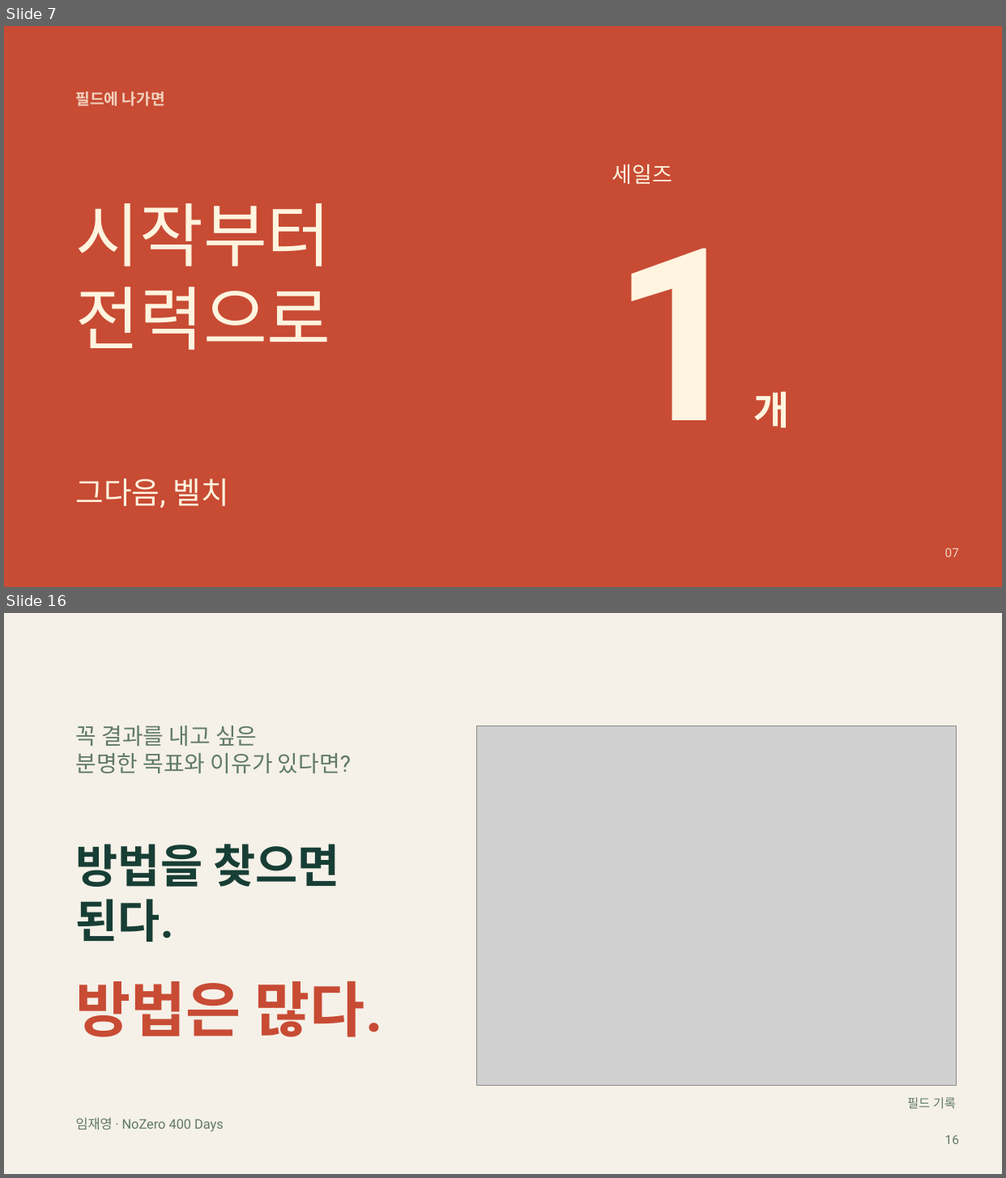
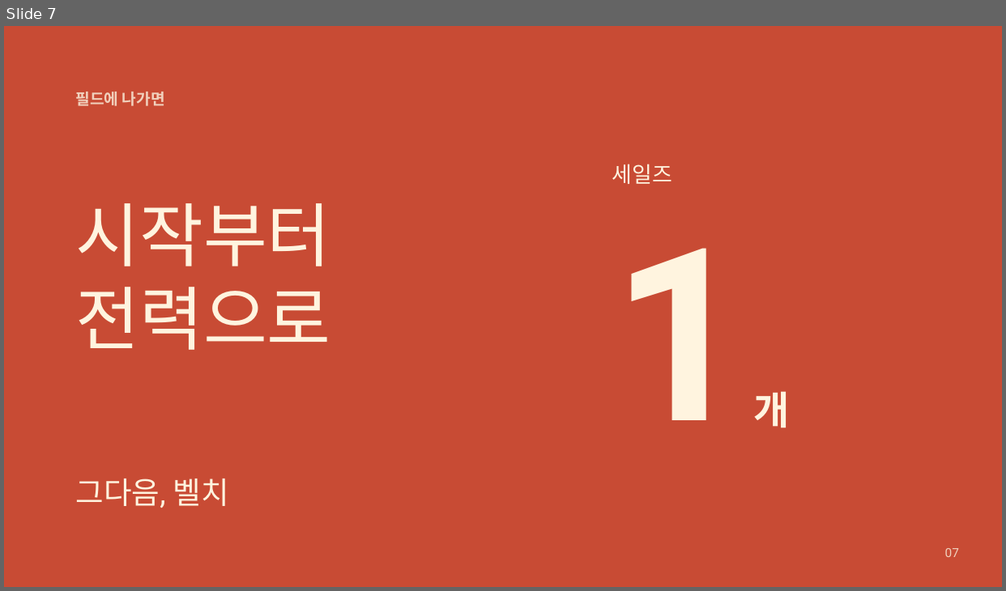
Before and after one commit to jaeyoung5178-bot/Presence, a slide deck: education/mentality/nozero400/NoZero-400Days.pptx. Shown one above the other, each under a label of ours: slides 7 and 16 before the commit, slide 7 after it; the slides between them are not shown. The pictures are 1006x1178 and 1006x591 pixels, drawn with LibreOffice and Linux fonts; fonts in the diff are those of the drawing; grey boxes stand for pictures. Boxes give left, top, right and bottom in pixels: in the first picture for what was removed or moved away, otherwise in the second. Text is boxed around its words. In the diff, an @@ line names an element or a change of style, - is before the commit and + after.

Commit message:
Replace NoZero examples with five actual field photographs

```diff
--- a/education/mentality/nozero400/NoZero-400Days.pptx
+++ b/education/mentality/nozero400/NoZero-400Days.pptx
@@ slide 16 removed at [4,613,1002,1174], background #F5F1E8 @@
@@ text removed at [76,726,351,773] @@
-꼭 결과를 내고 싶은
-분명한 목표와 이유가 있다면?
@@ picture removed at [476,726,956,1085] @@
@@ text removed at [76,844,340,942] @@
-방법을 찾으면
-된다.
@@ text removed at [76,982,383,1037] @@
-방법은 많다.
@@ text removed at [907,1097,956,1109] @@
-필드 기록
@@ text removed at [76,1118,224,1132] @@
-임재영 · NoZero 400 Days
@@ text removed at [945,1135,959,1144] @@
-16
```
Also in this commit, not shown: 9 slides changed, 5 slides added, 1 other slide removed, 10 other files.
